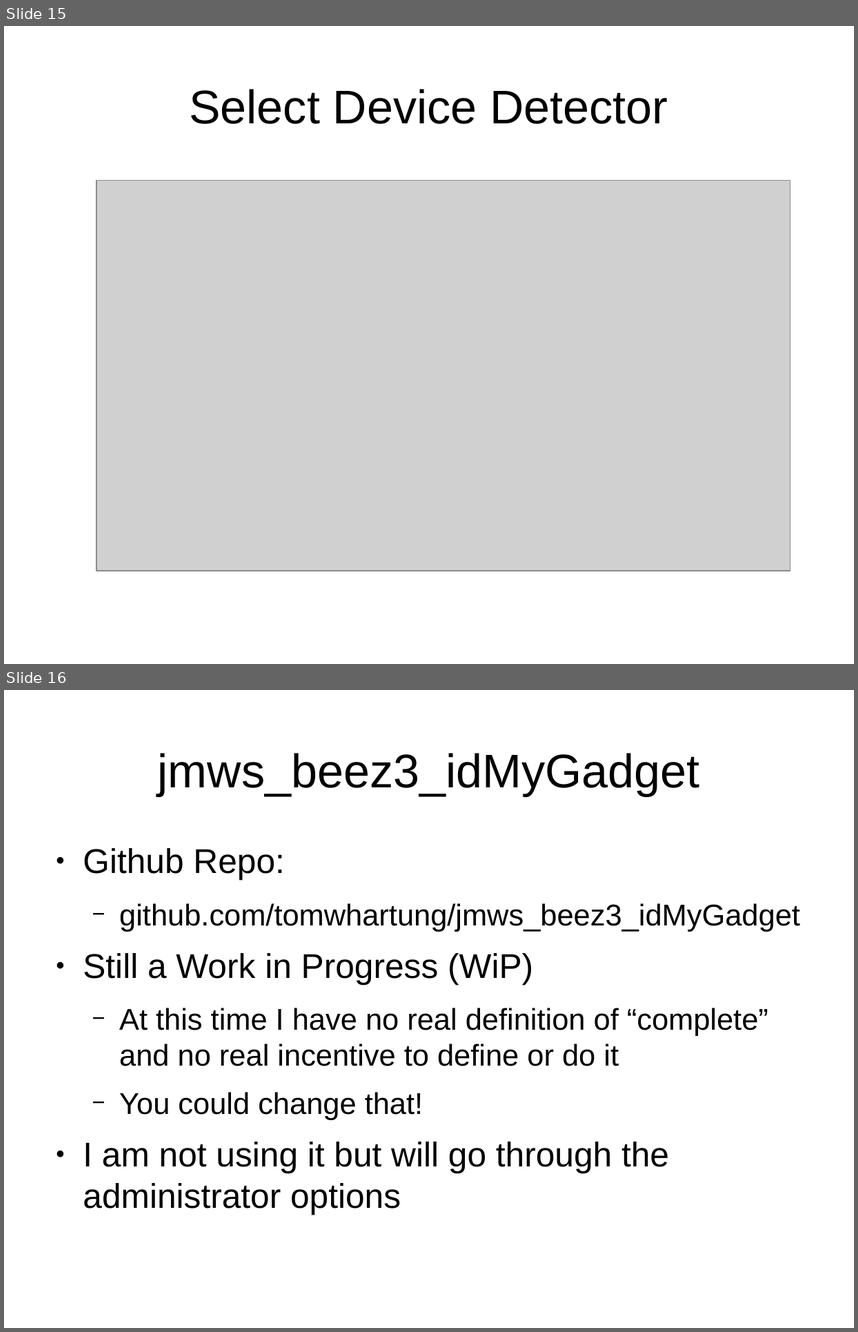
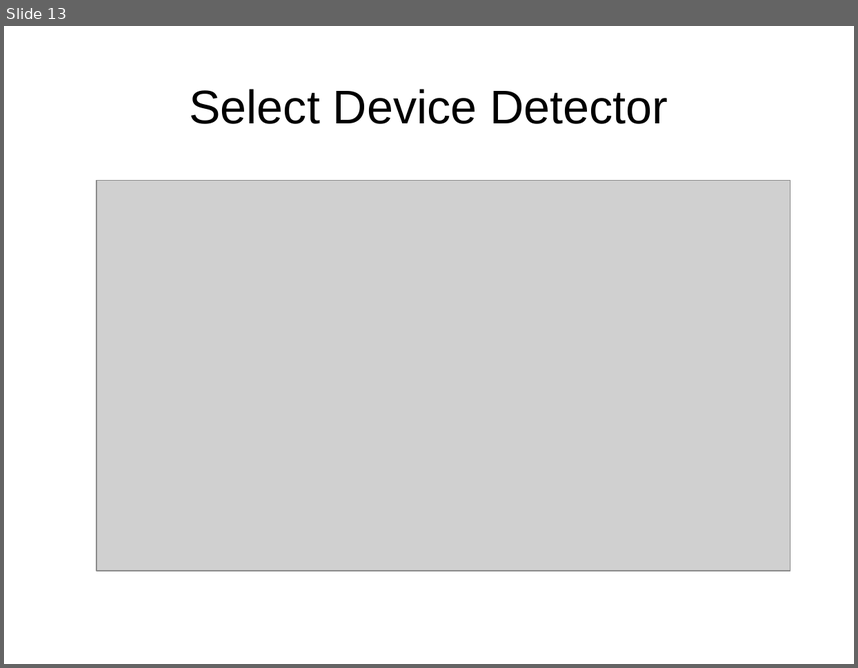
Before and after one commit to tomwhartung/jmws_accoutrements, a slide deck: presentations/2016_04-AWD_in_PHP_CMSes/AWD_in_PHP_CMSes-slides.odp. Shown one above the other, each under a label of ours: slides 15 and 16 before the commit, slide 13 after it. The pictures are 858x1332 and 858x668 pixels, drawn with LibreOffice and Linux fonts; fonts in the diff are those of the drawing; grey boxes stand for pictures. Boxes give left, top, right and bottom in pixels: in the first picture for what was removed or moved away, otherwise in the second. Text is boxed around its words. In the diff, an @@ line names an element or a change of style, - is before the commit and + after.

```diff
--- a/presentations/2016_04-AWD_in_PHP_CMSes/AWD_in_PHP_CMSes-slides.odp
+++ b/presentations/2016_04-AWD_in_PHP_CMSes/AWD_in_PHP_CMSes-slides.odp
@@ slide 16 removed at <box>4,690,854,1328</box>, background #FFFFFF @@
@@ title removed at <box>158,753,700,796</box> @@
-jmws_beez3_idMyGadget
@@ text removed at <box>83,848,800,1214</box> @@
-● Github Repo:
-  − github.com/tomwhartung/jmws_beez3_idMyGadget
-● Still a Work in Progress (WiP)
-  − At this time I have no real definition of “complete” and no real incentive to define or do it
-  − You could change that!
-● I am not using it but will go through the administrator options
@@ what was slide 15 is now slide 13 @@
```
Also in this commit, not shown: 1 slide changed, 2 other slides removed.
